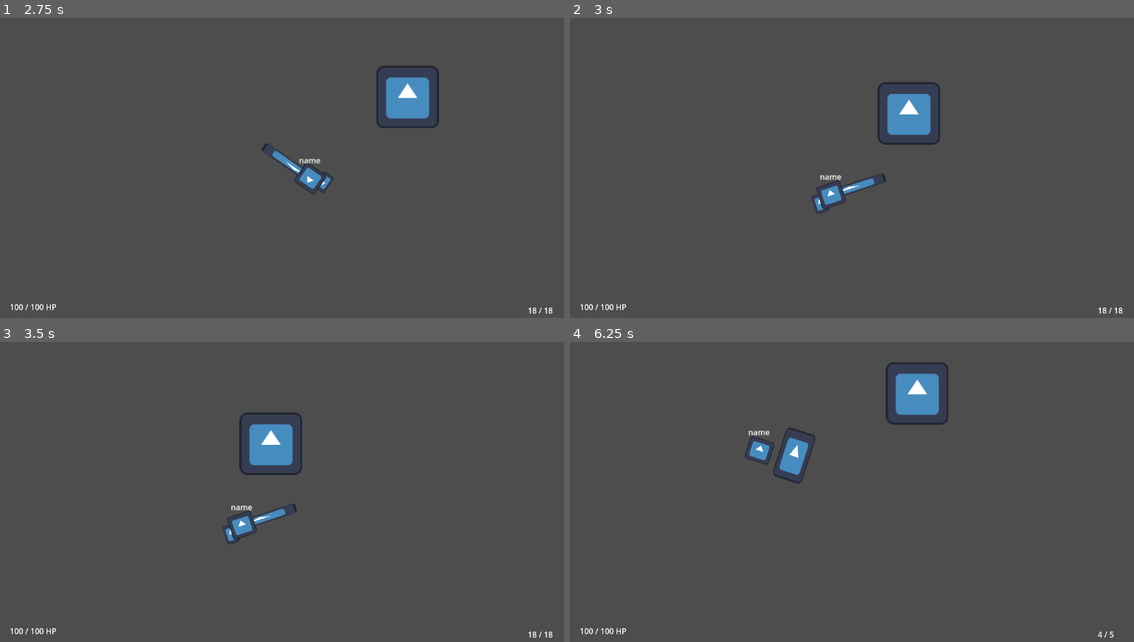
Above: before the commit, frames 1-4 (two rows, left to right).
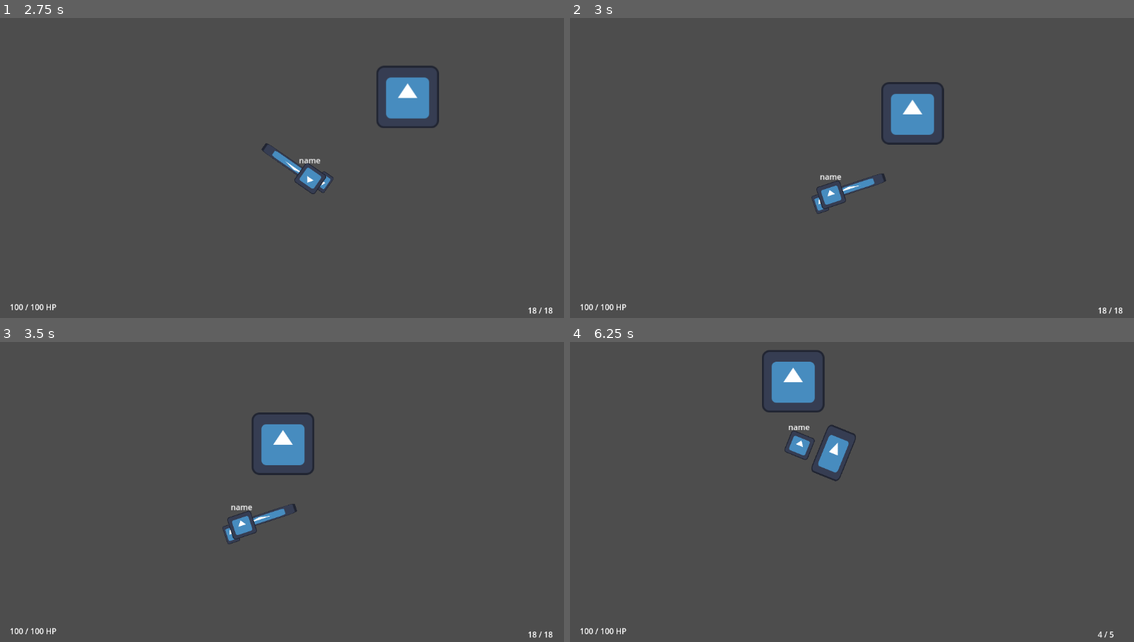
Above: after the commit, the same moments.

Repository: filipjaruska/mtds
Game: Godot game, scene res://nodes/menu/main.tscn
Two runs of this game, one before a commit and one after it. Both use one fixed random seed, a clock stepped at 60 frames per second and the inputs below. The engine's default icon, where the game draws it, is replaced by a stand-in: a white triangle on a blue panel in a dark square.
Inputs (mouse positions are in pixels of both pictures, inside the frame that each line leads up to):
- Up to frame 1 (2.75 s): click "Start" at 0.5 s; click "Host" at 1.25 s; click "Start" at 2 s
- Up to frame 2 (3 s): tap Enter at 2.75 s; move the mouse to (976, 147) at 2.77 s; hold Right (ui_right) from 2.78 s (still down); tap Shift (Dash) at 2.85 s
- Up to frame 3 (3.5 s): keep holding Right (ui_right)
- Up to frame 4 (6.25 s): move the mouse to (739, 504) at 3.52 s; release Right (ui_right) at 3.53 s; hold Down (ui_down) 3.53-4.28 s; click (739, 504) at 3.6 s; move the mouse to (908, 417) at 4.27 s; hold Right (ui_right) 4.28-5.03 s; tap Q (switch_weapon) at 4.35 s; move the mouse to (823, 549) at 5.02 s; hold Up (ui_up) 5.03-5.78 s; tap Shift (Dash) at 5.1 s; move the mouse to (1021, 534) at 5.77 s; press the mouse at (1021, 534) at 5.78 s; hold Left (ui_left) from 5.78 s (still down)

Frame 1 is identical in both runs. In frame 2, 0.6% of the frame differs, in the area x 48-67%, y 21-59%; in frame 3, 1.1%; in frame 4, 4.1%, in the area x 31-68%, y 2-48%.

Commit message:
Firerate, Slowness per weapon, Linear interpolation of slow

Diff:
--- a/scripts/weapons/pistol.gd
+++ b/scripts/weapons/pistol.gd
@@ -3,10 +3,13 @@
 @export var bullet_scene: PackedScene
 @export var ammo: int = 18
 @export var max_ammo: int = 18
-@export var slowness:float = 100.0
+
 
 func _ready():
 	set_ammo_and_max_ammo(ammo, max_ammo)
+	fire_rate = 3
+	slowness = 20
+	slowness_duration = 300
 
 func _shoot_bullet():
 	var bullet: Area2D = bullet_scene.instantiate()
--- a/scripts/weapons/ranged_weapon.gd
+++ b/scripts/weapons/ranged_weapon.gd
@@ -7,6 +7,8 @@
 @export var AMMO: int
 @export var MAX_AMMO: int
 @export var slow_player: bool
+@export var slowness:float
+@export var slowness_duration: float
 
 var last_shot_time: float = 0.0
 
@@ -43,7 +45,7 @@
 	can_slow()
 
 func can_slow():
-	if Time.get_ticks_msec() - last_shot_time >= 500 / fire_rate:
+	if Time.get_ticks_msec() - last_shot_time >= slowness_duration:
 		slow_player = false
 	else:
 		slow_player = true
--- a/scripts/weapons/shotgun.gd
+++ b/scripts/weapons/shotgun.gd
@@ -4,11 +4,13 @@
 @export var pellets: int = 5
 @export var ammo: int = 5
 @export var max_ammo: int = 5
-@export var slowness:float = 1000
+
 
 func _ready():
 	set_ammo_and_max_ammo(ammo, max_ammo)
-
+	slowness = 40
+	slowness_duration = 400
+	fire_rate = 1
 func _shoot_bullet():
 	for i in range(pellets):
 		var bullet: Area2D = bullet_scene.instantiate()
--- a/scripts/weapons/weapon_manager.gd
+++ b/scripts/weapons/weapon_manager.gd
@@ -94,9 +94,9 @@
 				current_weapon.shoot()
 				update_hud()
 			if current_weapon.slow_player == true:
-				player.speed = current_weapon.slowness
+				player.speed = lerp(200.0, current_weapon.slowness, 0.8)
 			if current_weapon.slow_player == false:
-				player.speed = 200.0
+				player.speed = lerp(current_weapon.slowness, 200.0, 0.8)
 
 			if Input.is_action_just_pressed("reload"):
 				current_weapon.reload()
